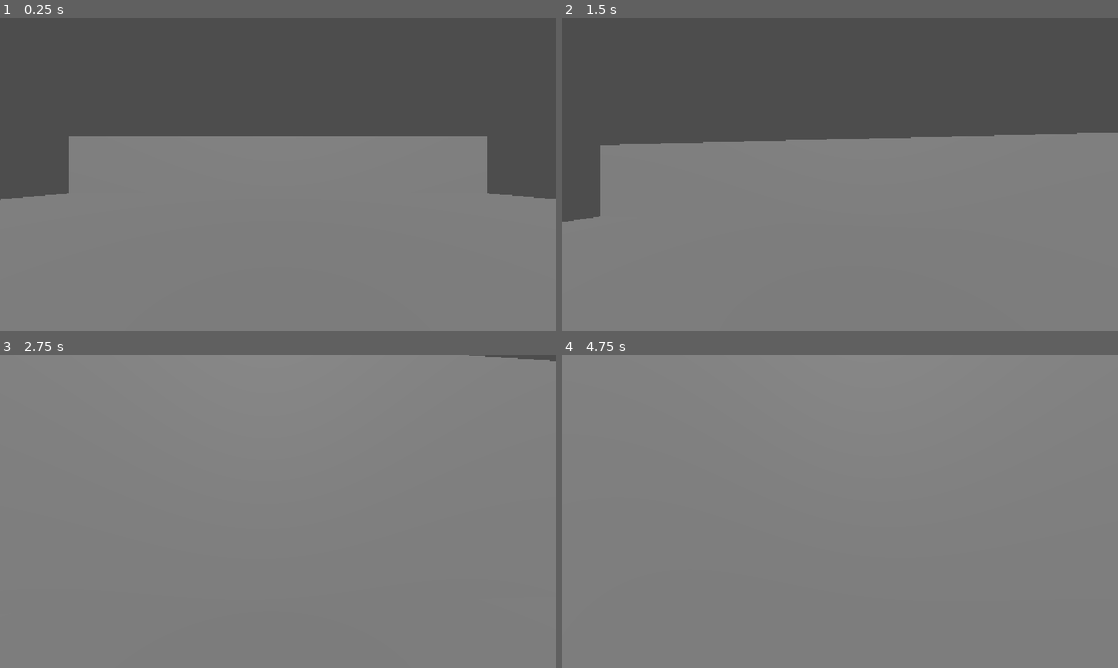
Above: before the commit, frames 1-4 (two rows, left to right).
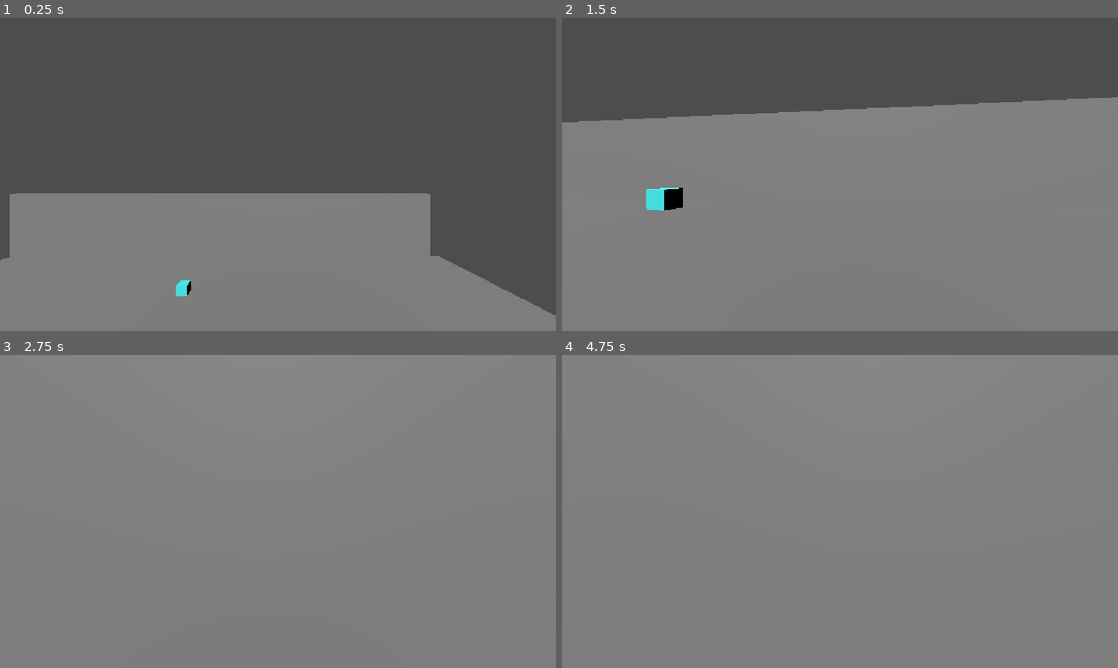
Above: after the commit, the same moments.

Repository: DavidAdeboye/Aftersignal
Game: Godot game, scene res://scenes/wings/01_landing_bay/test_room.tscn
Two runs of this game, one before a commit and one after it. Both use one fixed random seed, a clock stepped at 60 frames per second and the inputs below.
Inputs (mouse positions are in pixels of both pictures, inside the frame that each line leads up to):
- Up to frame 1 (0.25 s): no input
- Up to frame 2 (1.5 s): tap Enter at 0.5 s; move the mouse to (867, 174) at 0.52 s; hold E (interact) 0.53-1.28 s; hold W (move_forward) from 0.53 s (still down); tap Space (jump) at 0.77 s; move the mouse to (812, 174) at 1.27 s; tap E (interact) at 1.35 s
- Up to frame 3 (2.75 s): keep holding W (move_forward); tap Space (jump) at 1.52 s; move the mouse to (289, 505) at 2.02 s; hold E (interact) from 2.03 s (still down); tap Alt at 2.1 s
- Up to frame 4 (4.75 s): keep holding W (move_forward); move the mouse to (834, 517) at 2.77 s; release E (interact) at 2.78 s; tap Shift at 2.85 s; tap Space (jump) at 3.02, 3.5, 3.77, 4.52 s; tap E (interact) at 3.05, 4.35 s; move the mouse to (878, 514) at 3.52 s; hold E (interact) 3.53-4.28 s; tap Enter at 4.25 s; move the mouse to (795, 508) at 4.27 s

The runs differ from the first frame. In frame 1, 21% of the frame differs, in the area x 0-100%, y 37-96%; in frame 2, 11%; in frame 3, 0.2%; in frame 4, less than 0.1%.

Commit message:
feat: implement player interaction system with pickup and log functionality in a test environment

Diff:
--- a/scenes/shared/player.tscn
+++ b/scenes/shared/player.tscn
@@ -5,6 +5,13 @@
 [sub_resource type="CapsuleShape3D" id="CapsuleShape3D_6pmnr"]
 radius = 0.4
 height = 1.8
+
+[sub_resource type="CapsuleMesh" id="CapsuleMesh_6pmnr"]
+radius = 0.4
+height = 1.8
+
+[sub_resource type="StandardMaterial3D" id="StandardMaterial3D_jed4h"]
+albedo_color = Color(0.20549479, 0.20549479, 0.20549479, 1)
 
 [node name="Player" type="CharacterBody3D" unique_id=989136199]
 script = ExtResource("1_4flbx")
@@ -15,6 +22,29 @@
 [node name="Head" type="Node3D" parent="." unique_id=1837085441]
 
 [node name="Camera3D" type="Camera3D" parent="Head" unique_id=1698909904]
+cull_mask = 1048573
 
 [node name="RayCast3D" type="RayCast3D" parent="Head/Camera3D" unique_id=384101216]
 target_position = Vector3(0, -1, -3)
+
+[node name="MeshInstance3D" type="MeshInstance3D" parent="." unique_id=909040581]
+layers = 2
+mesh = SubResource("CapsuleMesh_6pmnr")
+surface_material_override/0 = SubResource("StandardMaterial3D_jed4h")
+
+[node name="CanvasLayer" type="CanvasLayer" parent="." unique_id=1562276362]
+
+[node name="InteractPrompt" type="Label" parent="CanvasLayer" unique_id=578322353]
+visible = false
+anchors_preset = 7
+anchor_left = 0.5
+anchor_top = 1.0
+anchor_right = 0.5
+anchor_bottom = 1.0
+offset_left = -70.0
+offset_top = -49.0
+offset_right = 70.0
+grow_horizontal = 2
+grow_vertical = 0
+text = "Press E to interact
+"
--- a/scenes/wings/01_landing_bay/test_room.tscn
+++ b/scenes/wings/01_landing_bay/test_room.tscn
@@ -2,13 +2,30 @@
 
 [ext_resource type="PackedScene" uid="uid://drdhp85cl2kba" path="res://scenes/shared/player.tscn" id="1_lqvtp"]
 [ext_resource type="Script" uid="uid://d3med2nppflwa" path="res://scripts/interactable.gd" id="2_uf3s3"]
+[ext_resource type="Script" uid="uid://b4vdbxhtwsg5l" path="res://scripts/test_log.gd" id="3_i28js"]
+[ext_resource type="Script" uid="uid://sjvhd330lgff" path="res://scripts/pickup_item.gd" id="4_iwu5t"]
 
 [sub_resource type="BoxShape3D" id="BoxShape3D_6pmnr"]
+
+[sub_resource type="StandardMaterial3D" id="StandardMaterial3D_uf3s3"]
+albedo_color = Color(0.07058824, 0.42745098, 1, 1)
+
+[sub_resource type="BoxShape3D" id="BoxShape3D_qa2gp"]
+size = Vector3(0.5, 0.3, 0.26689452)
+
+[sub_resource type="StandardMaterial3D" id="StandardMaterial3D_i28js"]
+albedo_color = Color(0.69411767, 0.40784314, 0.28627452, 1)
+
+[sub_resource type="BoxShape3D" id="BoxShape3D_iwu5t"]
+size = Vector3(0.3, 0.3, 0.3)
+
+[sub_resource type="StandardMaterial3D" id="StandardMaterial3D_tollk"]
+albedo_color = Color(0.29411766, 1, 1, 1)
 
 [node name="TestRoom" type="Node3D" unique_id=146093001]
 
 [node name="Floor" type="CSGBox3D" parent="." unique_id=2146038661]
-transform = Transform3D(0.9999939, 0, -0.0034906515, 0, 1, 0, 0.0034906515, 0, 0.9999939, -0.013198853, -2.3841858e-07, 0.00089883804)
+transform = Transform3D(0.9999939, 0, -0.0034906515, 0, 1, 0, 0.0034906515, 0, 0.9999939, 0.28233242, -0.16201127, 0.36681843)
 use_collision = true
 size = Vector3(20, 0.5, 20)
 
@@ -26,7 +43,7 @@
 transform = Transform3D(1, 0, 0, 0, 0.70710677, 0.70710677, 0, -0.70710677, 0.70710677, 0, 0, 0)
 
 [node name="Player" parent="." unique_id=989136199 instance=ExtResource("1_lqvtp")]
-transform = Transform3D(1, 0, 0, 0, 1, 0, 0, 0, 1, 0, 1, 0)
+transform = Transform3D(1, 0, 0, 0, 1, 0, 0, 0, 1, 2.760432, 4.2511396, -0.030276299)
 
 [node name="TestTerminal" type="StaticBody3D" parent="." unique_id=1664700923]
 transform = Transform3D(1, 0, 0, 0, 1, 0, 0, 0, 1, 3, 0.5, 0)
@@ -36,3 +53,28 @@
 shape = SubResource("BoxShape3D_6pmnr")
 
 [node name="CSGBox3D" type="CSGBox3D" parent="TestTerminal" unique_id=1675606924]
+material = SubResource("StandardMaterial3D_uf3s3")
+
+[node name="TestLog" type="StaticBody3D" parent="." unique_id=938861798]
+transform = Transform3D(1, 0, 0, 0, 1, 0, 0, 0, 1, -3, 0.3, 0)
+script = ExtResource("3_i28js")
+
+[node name="CollisionShape3D" type="CollisionShape3D" parent="TestLog" unique_id=1762051952]
+transform = Transform3D(1, 0, 0, 0, 1, 0, 0, 0, 1, 0, 0, 0.06655274)
+shape = SubResource("BoxShape3D_qa2gp")
+
+[node name="CSGBox3D" type="CSGBox3D" parent="TestLog" unique_id=1421459385]
+size = Vector3(0.5, 0.3, 0.4)
+material = SubResource("StandardMaterial3D_i28js")
+
+[node name="TestPickup" type="StaticBody3D" parent="." unique_id=115180254]
+transform = Transform3D(1, 0, 0, 0, 1, 0, 0, 0, 1, 0, 0.3, -3)
+script = ExtResource("4_iwu5t")
+
+[node name="CollisionShape3D" type="CollisionShape3D" parent="TestPickup" unique_id=1352291390]
+shape = SubResource("BoxShape3D_iwu5t")
+
+[node name="CSGBox3D" type="CSGBox3D" parent="TestPickup" unique_id=613729559]
+transform = Transform3D(1, 0, 0, 0, 1, 0, 0, 0, 1, 0, 0.3, -3)
+size = Vector3(0.3, 0.3, 0.3)
+material = SubResource("StandardMaterial3D_tollk")
--- /dev/null
+++ b/scripts/pickup_item.gd
@@ -0,0 +1,5 @@
+extends Interactable
+
+func interact() -> void:
+	print("Picked up: ", name)
+	queue_free()
--- a/scripts/player_controller.gd
+++ b/scripts/player_controller.gd
@@ -14,6 +14,7 @@
 @onready var head: Node3D = $Head
 @onready var camera: Camera3D = $Head/Camera3D
 @onready var interact_ray: RayCast3D = $Head/Camera3D/RayCast3D
+@onready var interact_prompt: Label = $CanvasLayer/InteractPrompt
 
 var gravity: float = ProjectSettings.get_setting("physics/3d/default_gravity")
 var current_interactable: Interactable = null
@@ -64,5 +65,7 @@
 		var collider = interact_ray.get_collider()
 		if collider is Interactable:
 			current_interactable = collider
+			interact_prompt.visible = true
 			return
 	current_interactable = null
+	interact_prompt.visible = false
--- /dev/null
+++ b/scripts/test_log.gd
@@ -0,0 +1,4 @@
+extends Interactable
+
+func interact() -> void:
+	print("You found a log: 'Day 47 — the crystal growth has accelerated again...'")
Not shown, added: scripts/pickup_item.gd.uid
Not shown, added: scripts/test_log.gd.uid
